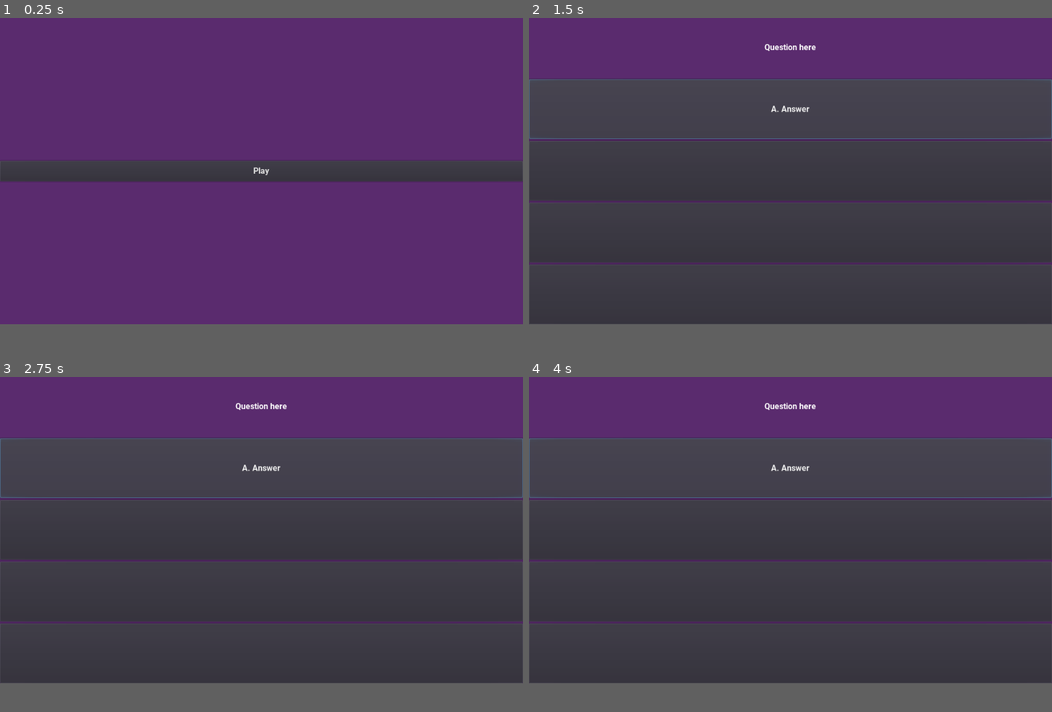
Above: before the commit, frames 1-4 (two rows, left to right).
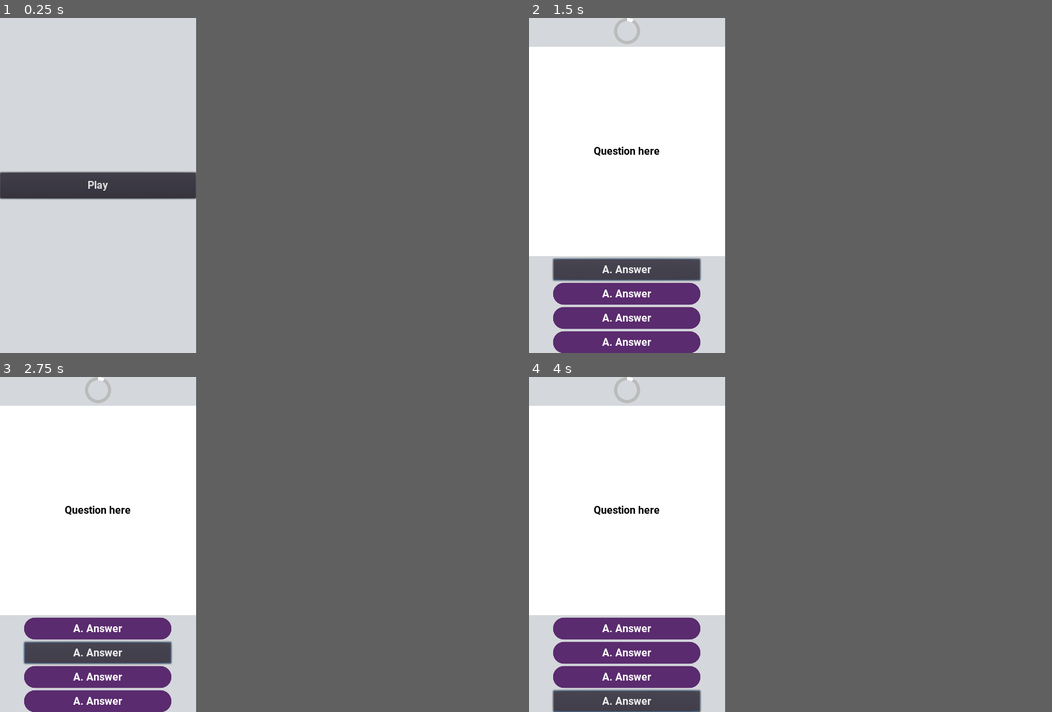
Above: after the commit, the same moments.

Repository: LoneDespair/comsci-card_game
Game: Godot game, scene res://src/main/main.tscn
Same seed, same stepped clock (60 frames per second), same inputs: the game is played once before the commit and once after it. The project has no main scene, so this scene is started directly.
Inputs:
- Up to frame 1 (0.25 s): no input
- Up to frame 2 (1.5 s): click "Play" at 0.5 s; click "A. Answer" at 1.25 s
- Up to frame 3 (2.75 s): click "A. Answer" at 2 s
- Up to frame 4 (4 s): click "A. Answer" at 2.75 s; click "A. Answer" at 3.5 s
In our replay, the window is 800x468 before the commit and 300x512 after it. These sizes can differ from the game's own. Grey fills any space a smaller window leaves; there, only what the larger window draws over its background counts as a difference.

The runs differ from the first frame. In frame 1, 37% of the frame differs, in the area x 0-100%, y 0-92%; in frame 2, 79%; in frame 3, 79%; in frame 4, 81%, in the area x 0-100%, y 0-100%.

Commit message:
added circular progress

Diff:
--- a/project.godot
+++ b/project.godot
@@ -13,6 +13,11 @@
 config/name="adet_midterms"
 config/icon="res://icon.png"
 
+[display]
+
+window/size/width=300
+window/size/height=512
+
 [gui]
 
 theme/custom="res://src/main/default_theme.tres"
@@ -23,5 +28,5 @@
 
 [rendering]
 
-environment/default_clear_color=Color( 0.356863, 0.172549, 0.435294, 1 )
+environment/default_clear_color=Color( 0.835294, 0.847059, 0.862745, 1 )
 environment/default_environment="res://default_env.tres"
--- a/src/main/default_theme.tres
+++ b/src/main/default_theme.tres
@@ -3,7 +3,16 @@
 [ext_resource path="res://src/main/roboto-bold.ttf" type="DynamicFontData" id=1]
 
 [sub_resource type="StyleBoxFlat" id=2]
-bg_color = Color( 0.556863, 0.266667, 0.678431, 1 )
+content_margin_left = 7.0
+content_margin_right = 7.0
+content_margin_top = 7.0
+content_margin_bottom = 7.0
+bg_color = Color( 0.356863, 0.172549, 0.435294, 1 )
+border_color = Color( 0.317647, 0.180392, 0.372549, 1 )
+corner_radius_top_left = 20
+corner_radius_top_right = 20
+corner_radius_bottom_right = 20
+corner_radius_bottom_left = 20
 
 [sub_resource type="DynamicFont" id=1]
 font_data = ExtResource( 1 )
@@ -11,4 +20,6 @@
 [resource]
 default_font = SubResource( 1 )
 AnswerButton/base_type = "Button"
+AnswerButton/colors/font_color = Color( 1, 1, 1, 1 )
 AnswerButton/styles/normal = SubResource( 2 )
+Label/colors/font_color = Color( 0, 0, 0, 1 )
--- /dev/null
+++ b/src/play/initiator.gd
@@ -0,0 +1,5 @@
+extends Node
+
+
+func setup() -> void:
+	pass
--- a/src/play/play.tscn
+++ b/src/play/play.tscn
@@ -1,43 +1,84 @@
-[gd_scene format=2]
+[gd_scene load_steps=4 format=2]
 
-[node name="quiz" type="Node"]
+[ext_resource path="res://src/play/initiator.gd" type="Script" id=1]
+[ext_resource path="res://src/play/circular_progress.png" type="Texture" id=2]
+
+[sub_resource type="StyleBoxFlat" id=1]
+bg_color = Color( 1, 1, 1, 1 )
+
+[node name="play" type="Node"]
 
 [node name="content" type="VBoxContainer" parent="."]
 anchor_right = 1.0
 anchor_bottom = 1.0
 
+[node name="timer_progress" type="TextureProgress" parent="content"]
+margin_left = 130.0
+margin_right = 170.0
+margin_bottom = 40.0
+rect_min_size = Vector2( 40, 40 )
+size_flags_horizontal = 4
+size_flags_vertical = 0
+value = 8.0
+texture_under = ExtResource( 2 )
+texture_progress = ExtResource( 2 )
+fill_mode = 4
+tint_under = Color( 0.737255, 0.737255, 0.737255, 1 )
+nine_patch_stretch = true
+
 [node name="question" type="Label" parent="content"]
-margin_right = 1024.0
-margin_bottom = 116.0
+margin_top = 44.0
+margin_right = 300.0
+margin_bottom = 364.0
 size_flags_vertical = 3
+custom_styles/normal = SubResource( 1 )
 text = "Question here"
 align = 1
 valign = 1
 
 [node name="answer_1" type="Button" parent="content"]
-margin_top = 120.0
-margin_right = 1024.0
-margin_bottom = 237.0
-size_flags_vertical = 3
+margin_left = 37.0
+margin_top = 368.0
+margin_right = 262.0
+margin_bottom = 401.0
+rect_min_size = Vector2( 225, 0 )
+size_flags_horizontal = 4
+size_flags_vertical = 4
 theme_type_variation = "AnswerButton"
 text = "A. Answer"
 
 [node name="answer_2" type="Button" parent="content"]
-margin_top = 241.0
-margin_right = 1024.0
-margin_bottom = 358.0
-size_flags_vertical = 3
+margin_left = 37.0
+margin_top = 405.0
+margin_right = 262.0
+margin_bottom = 438.0
+rect_min_size = Vector2( 225, 0 )
+size_flags_horizontal = 4
+size_flags_vertical = 4
+theme_type_variation = "AnswerButton"
+text = "A. Answer"
 
 [node name="answer_3" type="Button" parent="content"]
-margin_top = 362.0
-margin_right = 1024.0
-margin_bottom = 479.0
-size_flags_vertical = 3
+margin_left = 37.0
+margin_top = 442.0
+margin_right = 262.0
+margin_bottom = 475.0
+rect_min_size = Vector2( 225, 0 )
+size_flags_horizontal = 4
+size_flags_vertical = 4
+theme_type_variation = "AnswerButton"
+text = "A. Answer"
 
 [node name="answer_4" type="Button" parent="content"]
-margin_top = 483.0
-margin_right = 1024.0
-margin_bottom = 600.0
-size_flags_vertical = 3
+margin_left = 37.0
+margin_top = 479.0
+margin_right = 262.0
+margin_bottom = 512.0
+rect_min_size = Vector2( 225, 0 )
+size_flags_horizontal = 4
+size_flags_vertical = 4
+theme_type_variation = "AnswerButton"
+text = "A. Answer"
 
-[node name="Node" type="Node" parent="."]
+[node name="initiator" type="Node" parent="."]
+script = ExtResource( 1 )
Binary file added: src/play/circular_progress.png
Not shown, added: src/play/circular_progress.png.import
